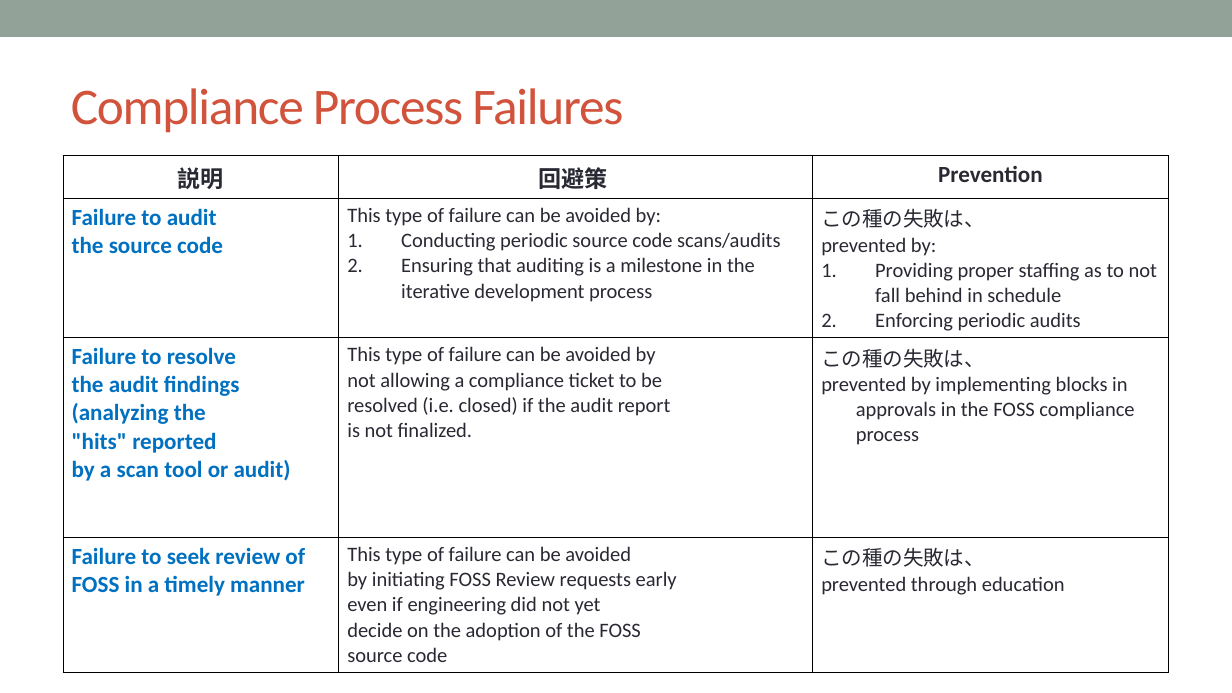
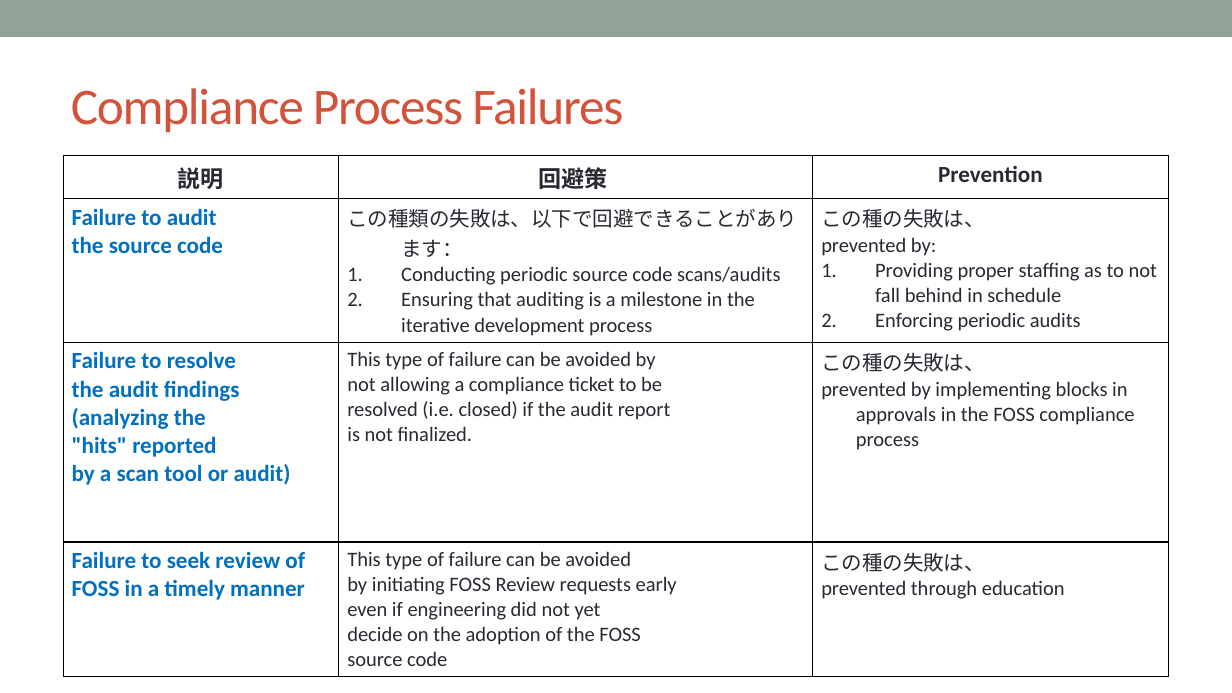
Before and after one commit to OpenChain-Project/Curriculum-Translation-JP, a slide deck: slide 72 of target/openchain-curriculum-release-2.pptx. Drawn at 1232x693 pixels with LibreOffice and Linux fonts; fonts in the diff are those of the drawing; background and template pictures are left out. Boxes give left, top, right and bottom in pixels: in the first picture for what was removed or moved away, otherwise in the second. Text is boxed around its words. In the diff, an @@ line names an element or a change of style, - is before the commit and + after.

Commit message:
69/75 slides done.

```diff
--- a/target/openchain-curriculum-release-2.pptx
+++ b/target/openchain-curriculum-release-2.pptx
@@ table at (x1=63, y1=156, x2=1168, y2=670) @@
-row 2, column 2: This type of failure can be avoided by: / Conducting periodic source code scans/audits / Ensuring that auditing is a milestone in the iterative development process
+row 2, column 2: この種類の失敗は、以下で回避できることがあります： / Conducting periodic source code scans/audits / Ensuring that auditing is a milestone in the iterative development process
```
Also in this commit, not shown: 3 other slides changed, 8 other files.
